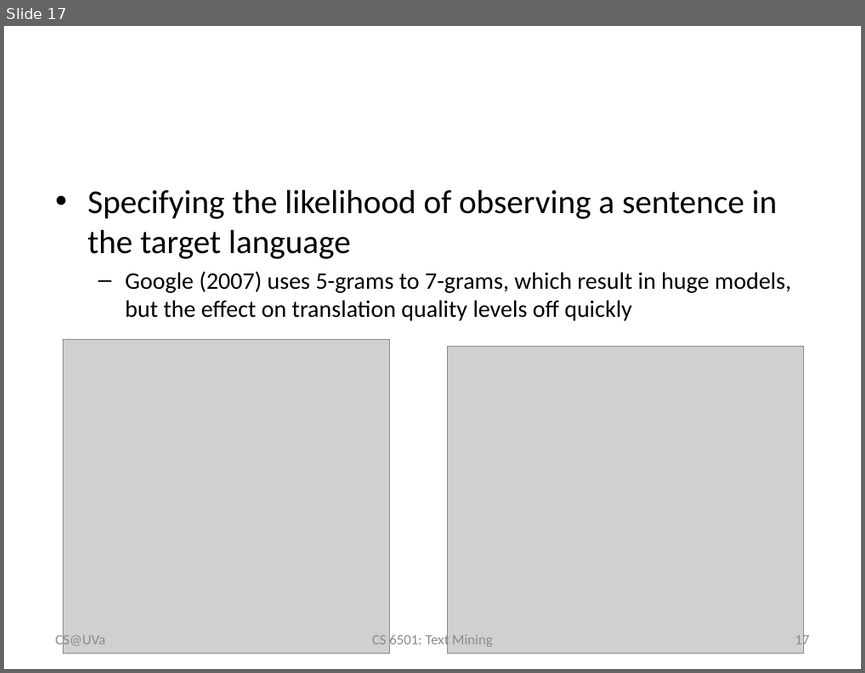
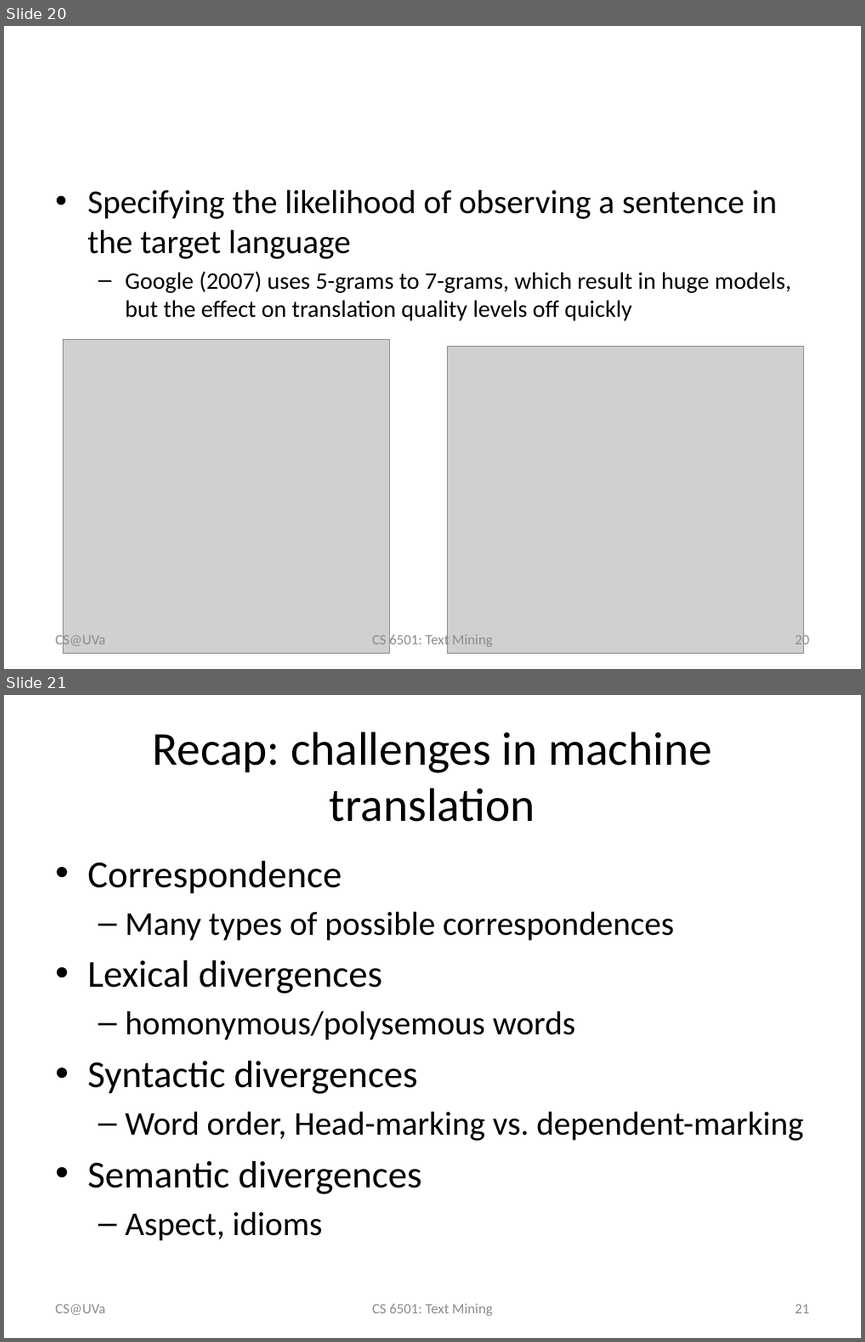
Before and after one commit to wang296/CS6501-Text-Mining, a slide deck: docs/StatisticalMachineTranslation.pptx. Shown one above the other, each under a label of ours: slide 17 before the commit, slides 20 and 21 after it. The pictures are 865x673 and 865x1342 pixels, drawn with LibreOffice and Linux fonts; fonts in the diff are those of the drawing; grey boxes stand for pictures. Boxes give left, top, right and bottom in pixels: in the first picture for what was removed or moved away, otherwise in the second. Text is boxed around its words. In the diff, an @@ line names an element or a change of style, - is before the commit and + after.

```diff
--- a/docs/StatisticalMachineTranslation.pptx
+++ b/docs/StatisticalMachineTranslation.pptx
@@ slide 21 added at [4, 695, 861, 1338], background #FFFFFF @@
@@ title added at [153, 732, 712, 822], 39.6 pt, text #000000 @@
+Recap: challenges in machine translation
@@ text added at [87, 861, 803, 1241], 28 pt, text #000000 @@
+• Correspondence
+  – Many types of possible correspondences
+• Lexical divergences
+  – homonymous/polysemous words
+• Syntactic divergences
+  – Word order, Head-marking vs. dependent-marking
+• Semantic divergences
+  – Aspect, idioms
@@ text added at [55, 1304, 105, 1315], 12 pt, text #8C8C8C @@
+CS@UVa
@@ text added at [372, 1303, 493, 1315], 12 pt, text #8C8C8C @@
+CS 6501: Text Mining
@@ page number added at [794, 1304, 809, 1313], 12 pt, text #8C8C8C @@
+21
@@ what was slide 17 is now slide 20 @@
@@ page number at [794, 633, 809, 648]: text changed @@
-17
+20
```
Also in this commit, not shown: 1 slide changed, 5 other slides added, 5 other files.
